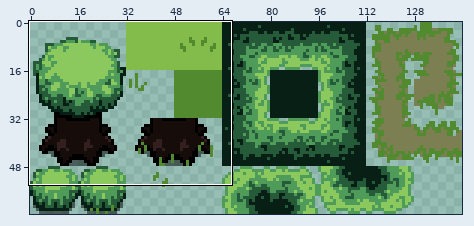
Sprite sheet, stored at Images/Tilemap.png. The picture above shows the old version from afar; the outline marks the close-up.
Close-up. Before the commit:
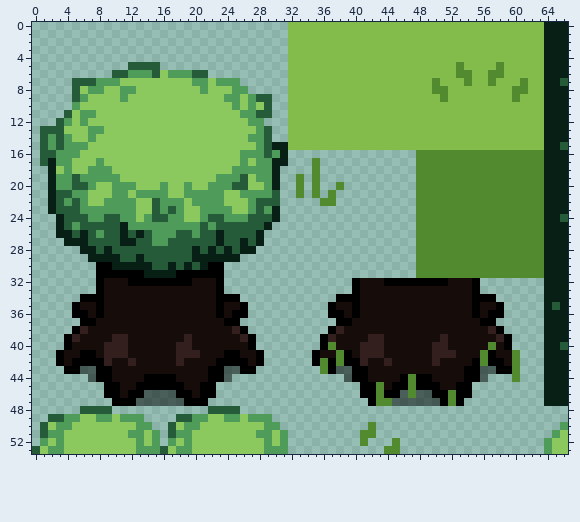
The file is 144x64 pixels. Shown: x 0..66, y 0..53.
After:
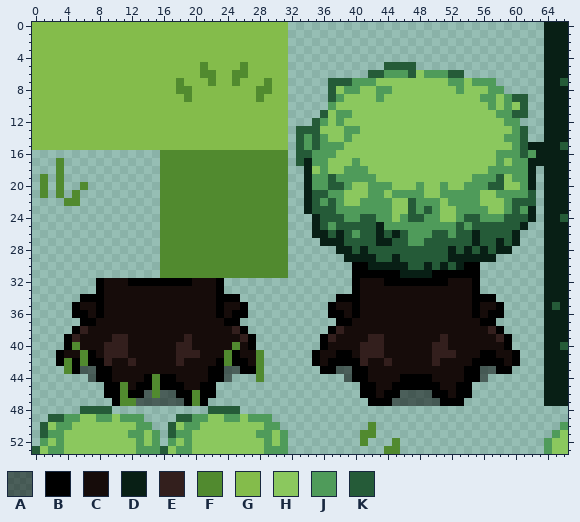
Palette (. is transparent): A #00000080  B #000000  C #160c0a  D #081f15  E #331f1d  F #518a2f  G #84bc4b  H #8bc85e  J #4f9b5a  K #255b38
Diff:
Changed rows in their new state; - is an unchanged pixel.
first column x 0:
 0 GGGGGGGGGGGGGGGGGGGGGGGGGGGGGGGG................................
 1 GGGGGGGGGGGGGGGGGGGGGGGGGGGGGGGG................................
 2 GGGGGGGGGGGGGGGGGGGGGGGGGGGGGGGG................................
 3 GGGGGGGGGGGGGGGGGGGGGGGGGGGGGGGG................................
 4 GGGGGGGGGGGGGGGGGGGGGGGGGGGGGGGG................................
 5 GGGGGGGGGGGGGGGGGGGGGFGGGGFGGGGG............KKKK................
 6 GGGGGGGGGGGGGGGGGGGGGFFGGFFGGGGG..........KKJJJKHJJJKK..........
 7 GGGGGGGGGGGGGGGGGGFGGGFGGFGGGFGG.....KKKJJJHHHHHHHHHJJHJJJ......
 8 GGGGGGGGGGGGGGGGGGFFGGGGGGGGFFGG.....KHJJHHJJHHHHHHHHJHHHJJ.....
 9 GGGGGGGGGGGGGGGGGGGFGGGGGGGGFGGG.....KJHHHHJHHHHHHHHHHHHJJHJKK..
10 GGGGGGGGGGGGGGGGGGGGGGGGGGGGGGGG.....JHHHHHHHHHHHHHHHHHHHJHJHK..
11 GGGGGGGGGGGGGGGGGGGGGGGGGGGGGGGG....KHJJHHHHHHHHHHHHHHHHHHJJKK..
12 GGGGGGGGGGGGGGGGGGGGGGGGGGGGGGGG...KJHJHHHHHHHHHHHHHHHHHHHHJJ...
13 GGGGGGGGGGGGGGGGGGGGGGGGGGGGGGGG.KKKHHHJJHHHHHHHHHHHHHHHHHHHJK..
14 GGGGGGGGGGGGGGGGGGGGGGGGGGGGGGGG.KJKJHHJHHHHHHHHHHHHHHHHHHHJJK..
15 GGGGGGGGGGGGGGGGGGGGGGGGGGGGGGGG.KJKJJJHHHHHHHHHHHHHHHHHHHHHJKDD
16 -...............FFFFFFFFFFFFFFFF-KKJJJHHHHHHHHHHHHHHHHHHHHJJJKJD
17 -..F............FFFFFFFFFFFFFFFF-KDJJHHHJHHHHHHHHHHHHHHHHHJHJJDD
18 --.F............FFFFFFFFFFFFFFFF--DHJHHJJJHHHHHHHHHHHHHHHJJJJJD.
19 -F.F............FFFFFFFFFFFFFFFF-.DJJKJJJJJHHHHHHHHHHHHJJJKHJJD.
20 -F.F..F.........FFFFFFFFFFFFFFFF-.DJJKKJHHJJJHHHJHHJHHJJJKKHHJD.
21 -F.F.F..........FFFFFFFFFFFFFFFF-.DKKJJHHHJJHJJJJHHJJJJJHHJJJJK.
22 --..FF..........FFFFFFFFFFFFFFFF--DKJKJHHJJJJHHKJJJHJJJJHHHJKKK.
23 --..............FFFFFFFFFFFFFFFF--DKKKJJJJJJJHHKJKJHHJJJJHHJKJD.
24 ---.............FFFFFFFFFFFFFFFF---DKKKJJKKJJHJKKJJHHJKKJJJKKKD.
25 ---.............FFFFFFFFFFFFFFFF---DKJKKKKKDJJJJJJJJJKJKKKKKKD..
26 ---.............FFFFFFFFFFFFFFFF---DDKDKJKKDKDKJJJKKJKKDKKKKD...
27 ----............FFFFFFFFFFFFFFFF----DDDKKKKDDKKJJKKKKKKDKKDKD...
28 ------..........FFFFFFFFFFFFFFFF------DDKDKKKKKKKKKKDKDKDKDD....
29 -------.........FFFFFFFFFFFFFFFF-------DDDDKKDKKKKKKDDDDDD......
30 --------........FFFFFFFFFFFFFFFF--------BBDDDDDKKDKDKDBB........
31 --------........FFFFFFFFFFFFFFFF--------BBBBBBDDDDBBBBBB........
first column x 4:
40 -F-------------------F-----------C-------------------C---
41 --F-----------------F---F---------B-----------------B---B
42 F-F-----------------F---F-------C-B-----------------B---B
43 F-----------------------F-------B-----------------------.
44 -----------F------------F------------------B------------.
45 -------F---F---------------------------C---B-------------
46 -------F---F----F----------------------C---A----C--------
47 -------FF-------F----------------------BB-------B--------
Where, in picture pixels (left, top, right, bottom), the same in both close-ups:
changed: (32, 22, 544, 278)
changed: (64, 342, 200, 406)
changed: (224, 342, 264, 382)
changed: (320, 342, 344, 374)
changed: (448, 342, 520, 406)
changed: (376, 374, 416, 406)
